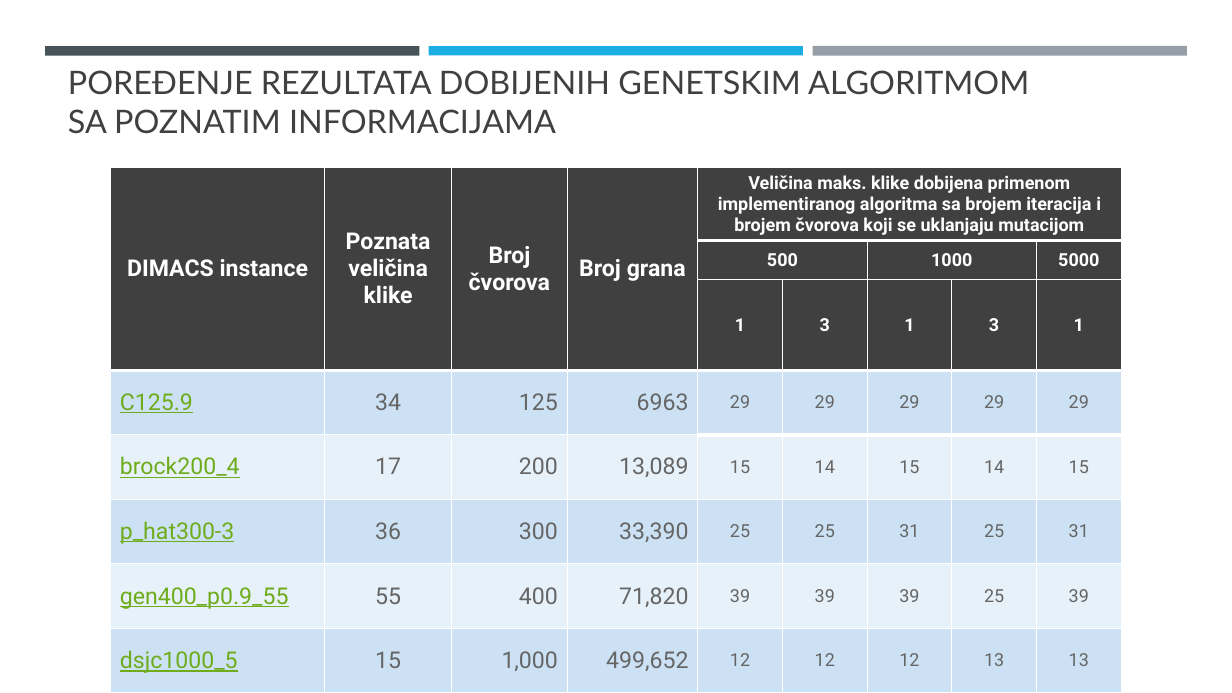
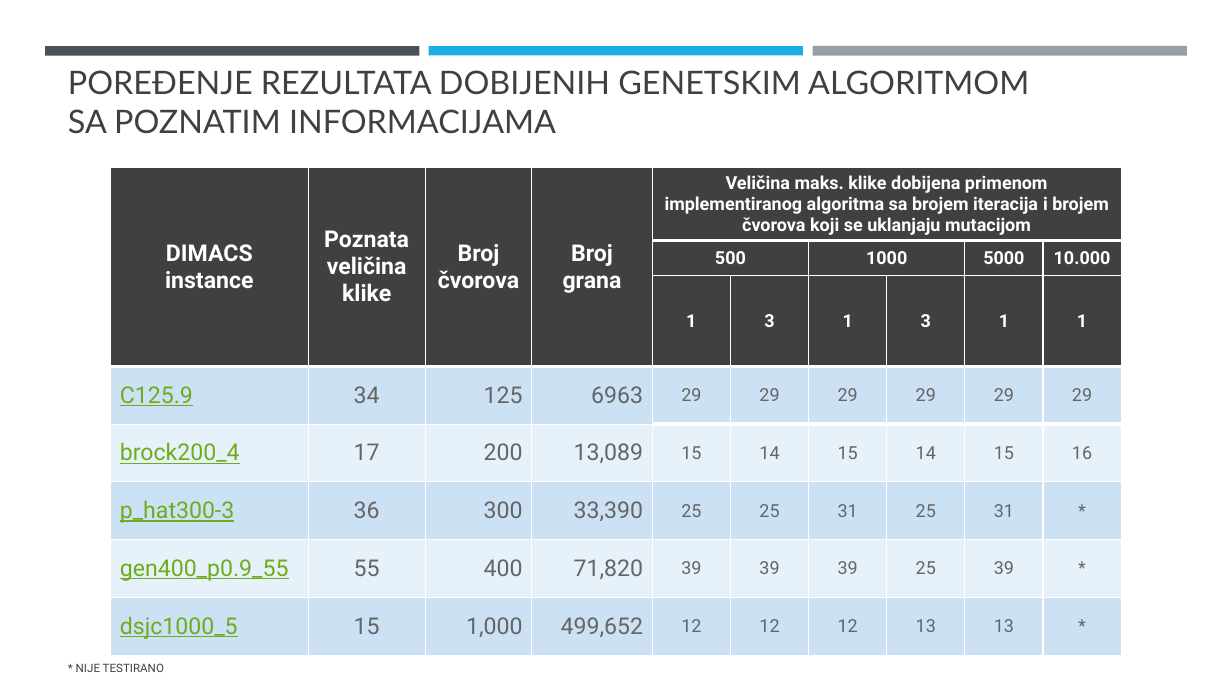
Before and after one commit to rogue97/clique, a slide deck: slide 7 of [RI] Maximum clique - 107_2015 197_2016.pptx. Drawn at 1232x693 pixels with LibreOffice and Linux fonts; fonts in the diff are those of the drawing. Boxes give left, top, right and bottom in pixels: in the first picture for what was removed or moved away, otherwise in the second. Text is boxed around its words. In the diff, an @@ line names an element or a change of style, - is before the commit and + after.

```diff
--- a/[RI] Maximum clique - 107_2015 197_2016.pptx
+++ b/[RI] Maximum clique - 107_2015 197_2016.pptx
@@ table at (111,167,1124,643) @@
+column 10:  | 10.000 | 1 | 29 | 16 | * | * | *
@@ text added at (76,663,164,672), 9 pt, text #404040 @@
+* NIJE TESTIRANO
```
Also in this commit, not shown: 11 other files.
